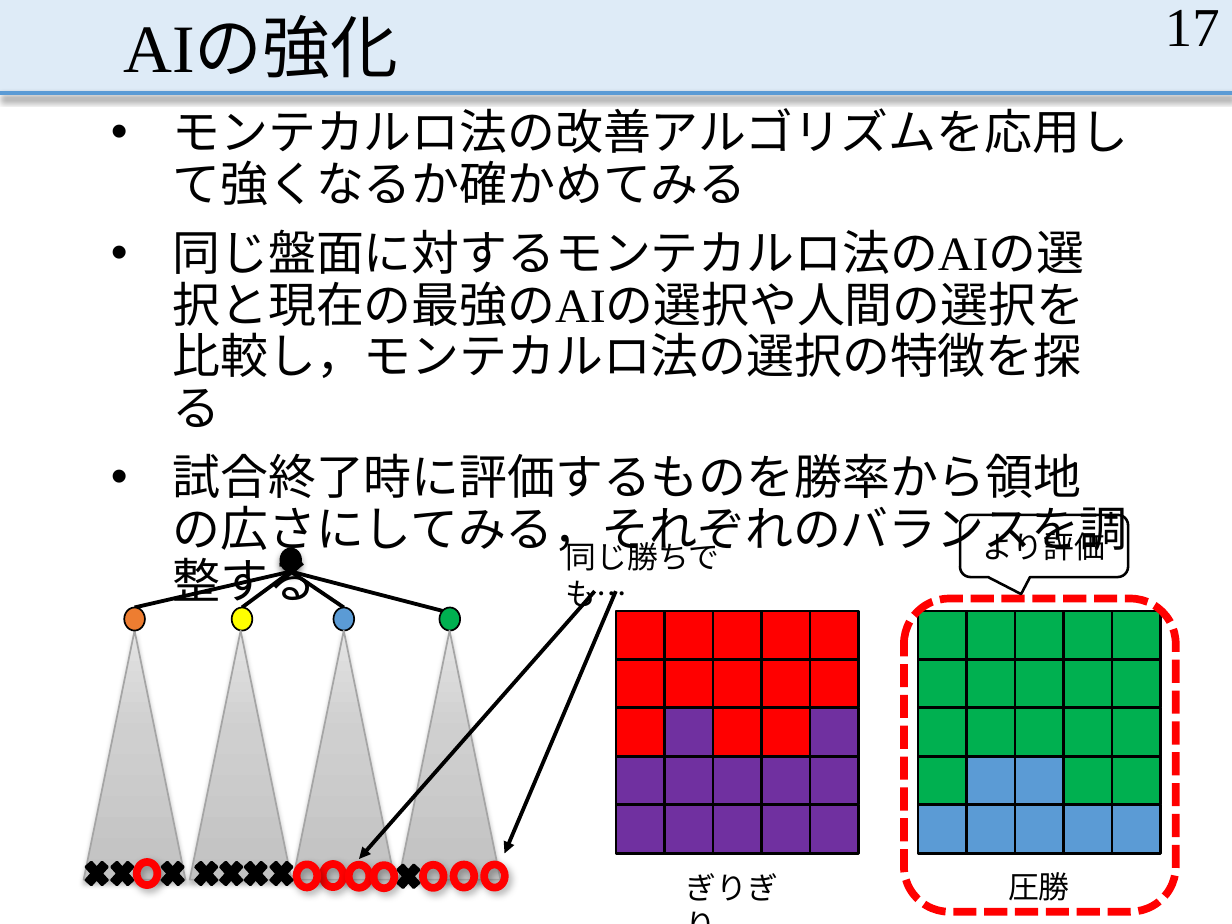
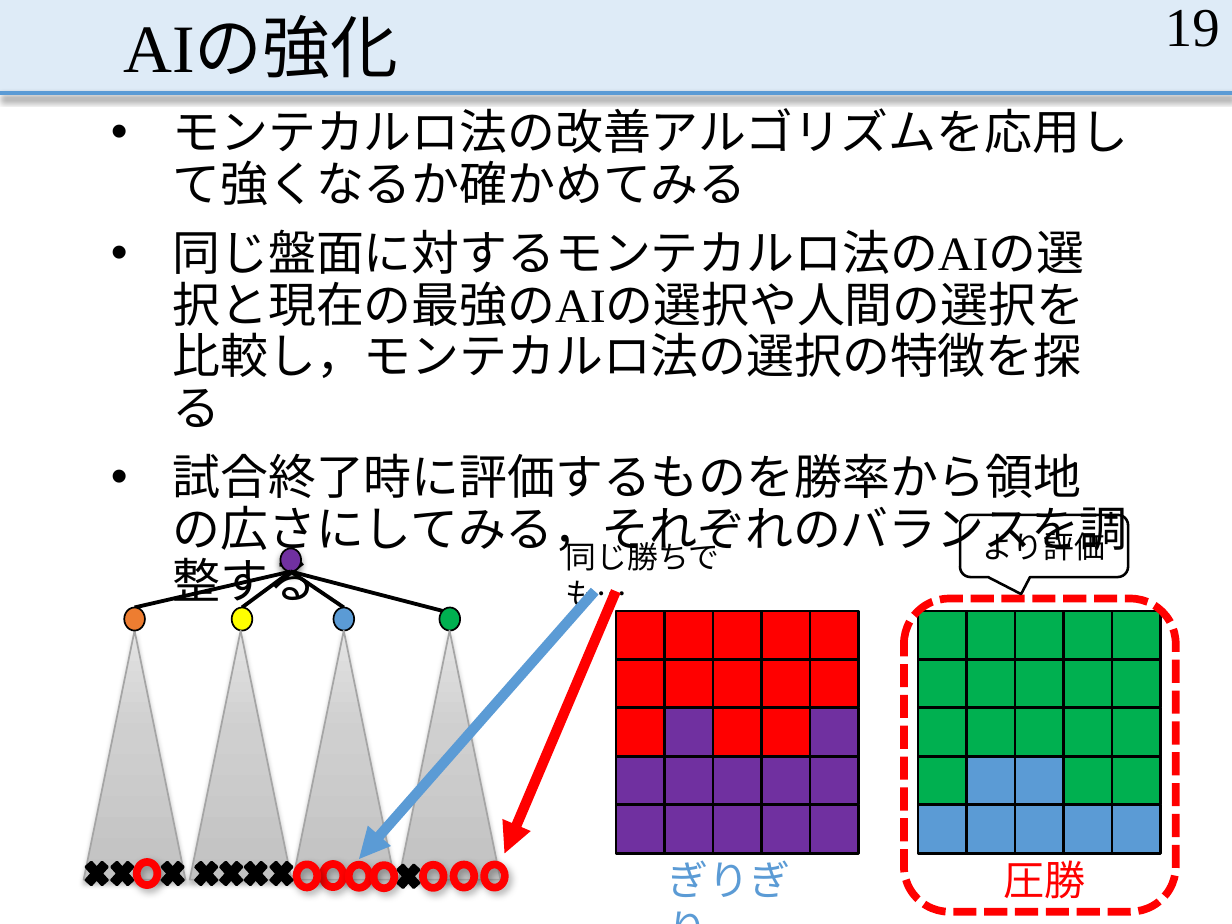
Before and after one commit to MasayaOda/SR, a slide deck: slide 19 of 中間発表.pptx (slide 17 before the commit). Drawn at 1232x924 pixels with LibreOffice and Linux fonts; fonts in the diff are those of the drawing. Boxes give left, top, right and bottom in pixels: in the first picture for what was removed or moved away, otherwise in the second. Text is boxed around its words. In the diff, an @@ line names an element or a change of style, - is before the commit and + after.

```diff
--- a/中間発表.pptx
+++ b/中間発表.pptx
@@ page number at [1165,9,1220,47]: text changed @@
-17
+19
@@ ellipse at [281,548,302,572]: fill #000000 to #7030A0 @@
@@ arrow (595, 591) - (359, 859): stroke #000000 2.25 pt to #5B9BD5 6 pt @@
@@ arrow (616, 591) - (505, 854): stroke #000000 2.25 pt to #FF0000 6 pt @@
@@ text "ぎりぎり": place and size @@
-text "ぎりぎり" at [686,873,778,901]
+text "ぎりぎり" at [668,853,791,897]
@@ text "ぎりぎり" at [668,853,791,897]: size 18 to 24 pt, text colour #000000 to #5B9BD5 @@
@@ text "圧勝": place and size @@
-text "圧勝" at [1008,872,1070,901]
+text "圧勝" at [1003,853,1085,899]
@@ text "圧勝" at [1003,853,1085,899]: size 18 to 24 pt, text colour #000000 to #FF0000 @@
```
Also in this commit, not shown: 9 other slides changed, 4 slides added.
